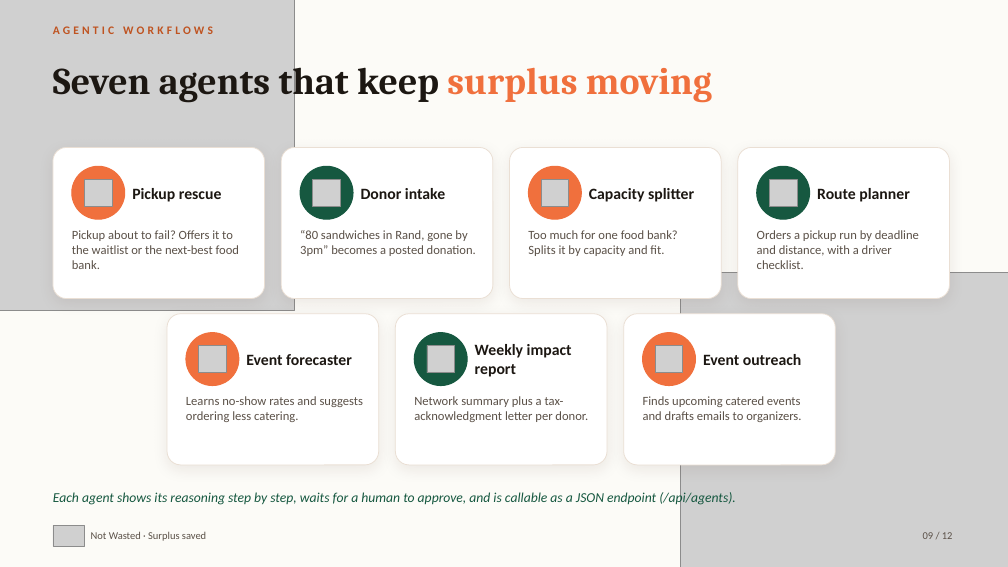
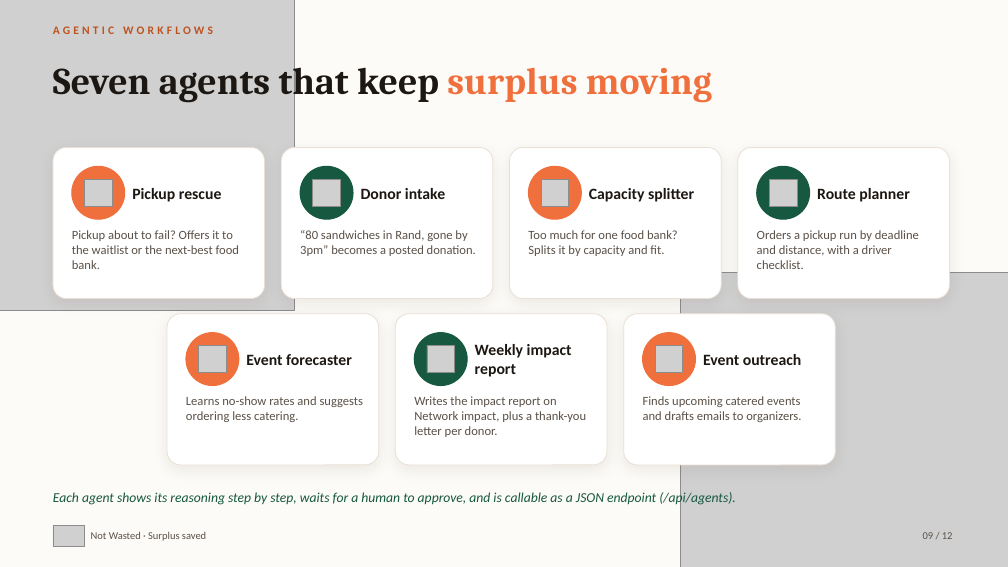
Before and after one commit to ShivanshShalabh/not-wasted, a slide deck: slide 9 of hackcathons/Not-Wasted-Pitch.pptx. Drawn at 1008x567 pixels with LibreOffice and Linux fonts; fonts in the diff are those of the drawing; grey boxes stand for pictures. Boxes give left, top, right and bottom in pixels: in the first picture for what was removed or moved away, otherwise in the second. Text is boxed around its words. In the diff, an @@ line names an element or a change of style, - is before the commit and + after.

```diff
--- a/hackcathons/Not-Wasted-Pitch.pptx
+++ b/hackcathons/Not-Wasted-Pitch.pptx
@@ text at box(414, 396, 586, 437): text changed @@
-Network summary plus a tax-acknowledgment letter per donor.
+Writes the impact report on Network impact, plus a thank-you letter per donor.
```
Also in this commit, not shown: 3 other slides changed.
